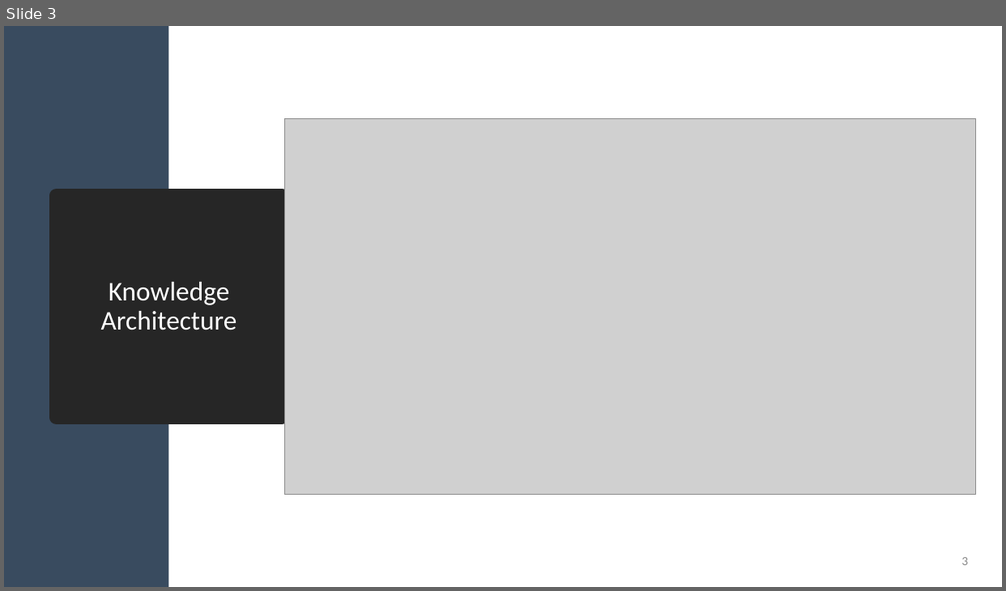
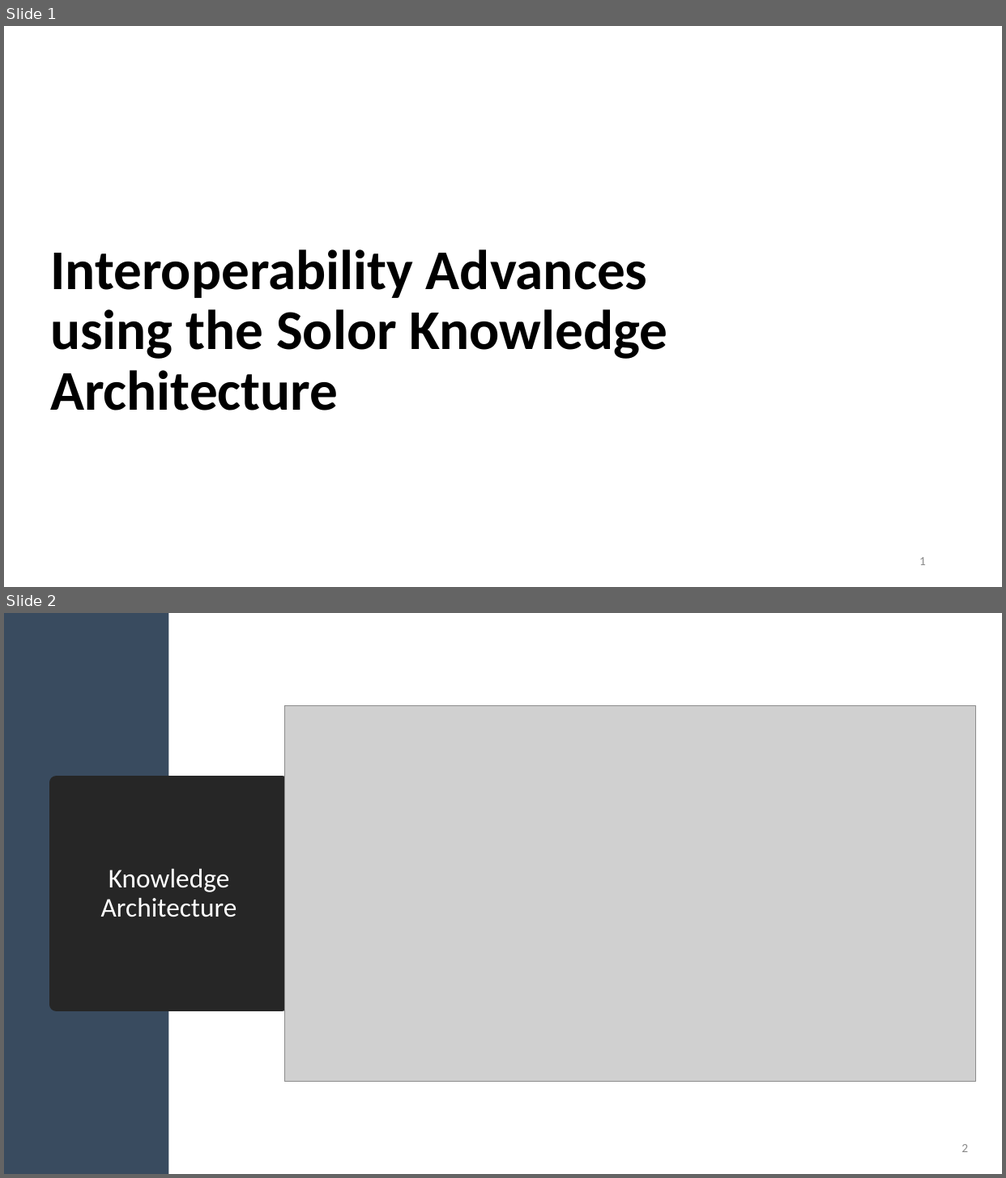
Before and after one commit to HL7/ANF, a slide deck: src/main/uml/doc/ANF Reference Model.pptx. Shown one above the other, each under a label of ours: slide 3 before the commit, slides 1 and 2 after it. The pictures are 1006x591 and 1006x1178 pixels, drawn with LibreOffice and Linux fonts; fonts in the diff are those of the drawing; grey boxes stand for pictures; background and template pictures are left out. Boxes give left, top, right and bottom in pixels: in the first picture for what was removed or moved away, otherwise in the second. Text is boxed around its words. In the diff, an @@ line names an element or a change of style, - is before the commit and + after.

```diff
--- a/src/main/uml/doc/ANF Reference Model.pptx
+++ b/src/main/uml/doc/ANF Reference Model.pptx
@@ slide 1 added at [4, 26, 1002, 587], background picture (left out) @@
@@ title added at [50, 250, 668, 411], 54 pt, text #000000, bold @@
+Interoperability Advances using the Solor Knowledge Architecture
@@ page number added at [919, 557, 926, 565], 12 pt, text #8C8C8C @@
+1
@@ what was slide 3 is now slide 2 @@
@@ page number at [961, 1144, 968, 1152]: text changed @@
-3
+2
```
Also in this commit, not shown: 6 other slides added, 8 slides removed, 1 other file.
